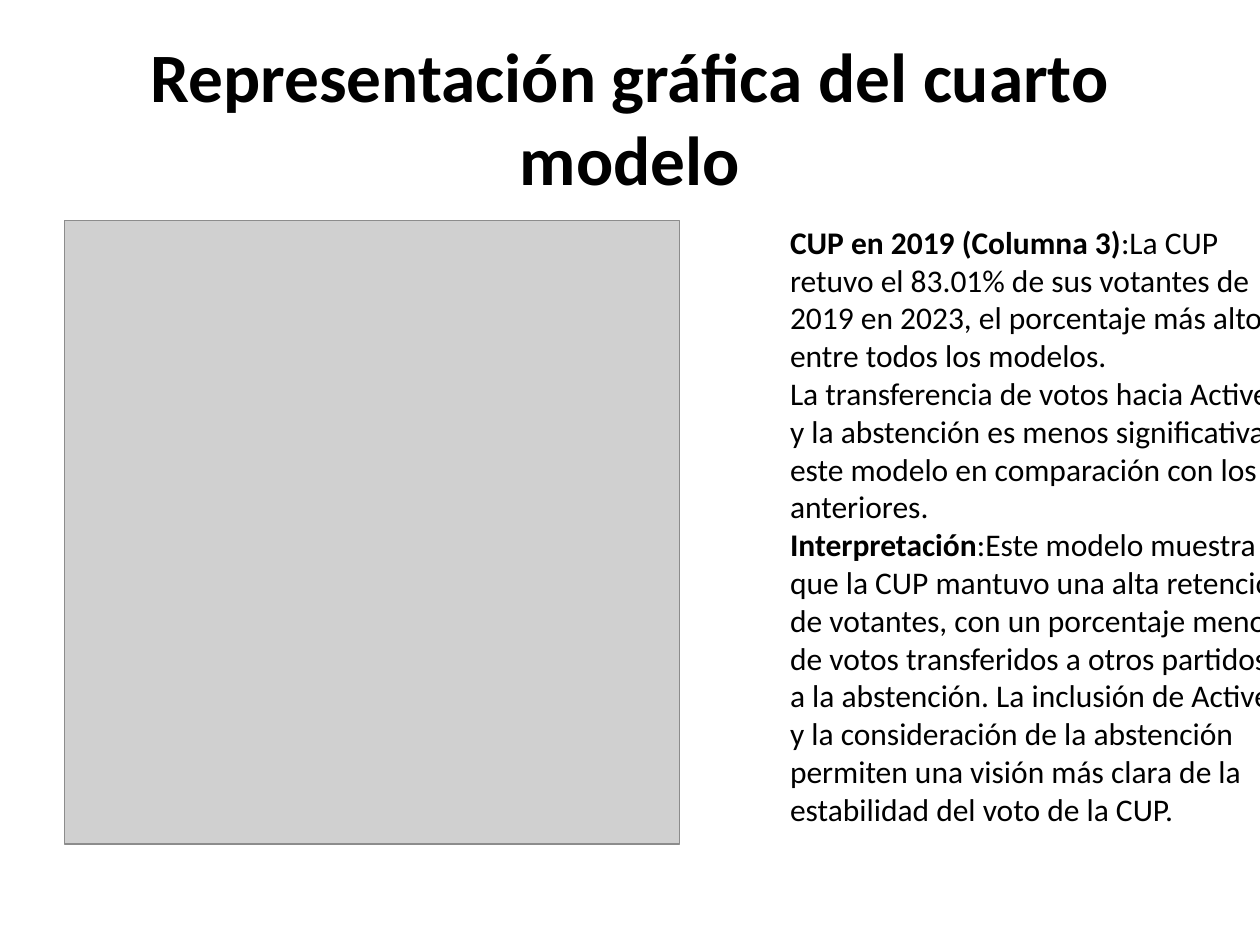
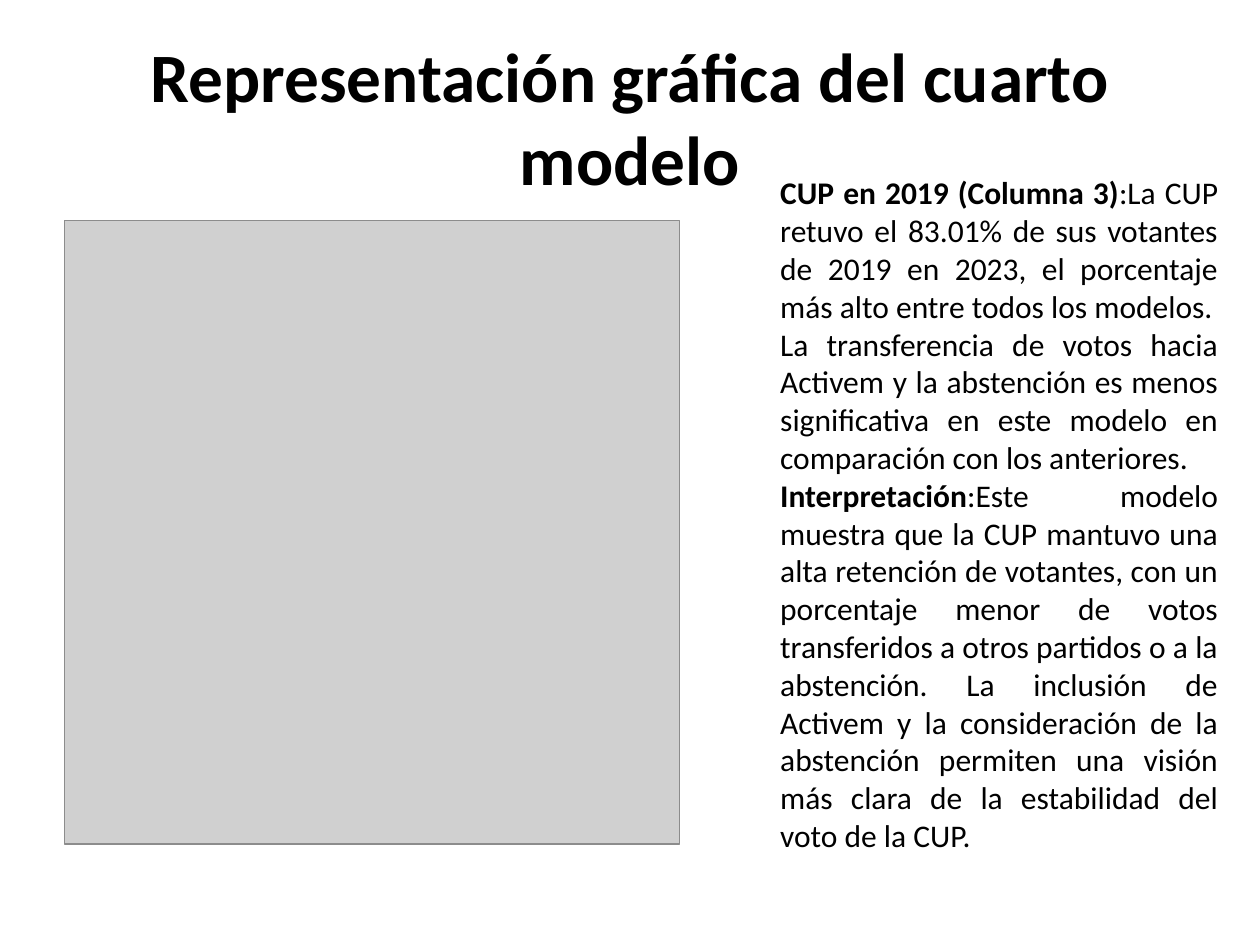
Before and after one commit to awfuentes76/Proyecto_final, a slide deck: slide 21 of Presentacion.pptx (slide 19 before the commit). Drawn at 1260x945 pixels with LibreOffice and Linux fonts; fonts in the diff are those of the drawing; grey boxes stand for pictures; background and template pictures are left out. Boxes give left, top, right and bottom in pixels: in the first picture for what was removed or moved away, otherwise in the second. Text is boxed around its words. In the diff, an @@ line names an element or a change of style, - is before the commit and + after.

```diff
--- a/Presentacion.pptx
+++ b/Presentacion.pptx
@@ text "CUP en 2019 (Columna 3):La ...": place and size @@
-text "CUP en 2019 (Columna 3):La ..." at [790, 231, 1260, 822]
+text "CUP en 2019 (Columna 3):La ..." at [780, 181, 1218, 848]
@@ text "CUP en 2019 (Columna 3):La ..." at [780, 181, 1218, 848]: alignment left to justified @@
```
Also in this commit, not shown: 13 other slides changed, 2 slides added, 1 other file.
